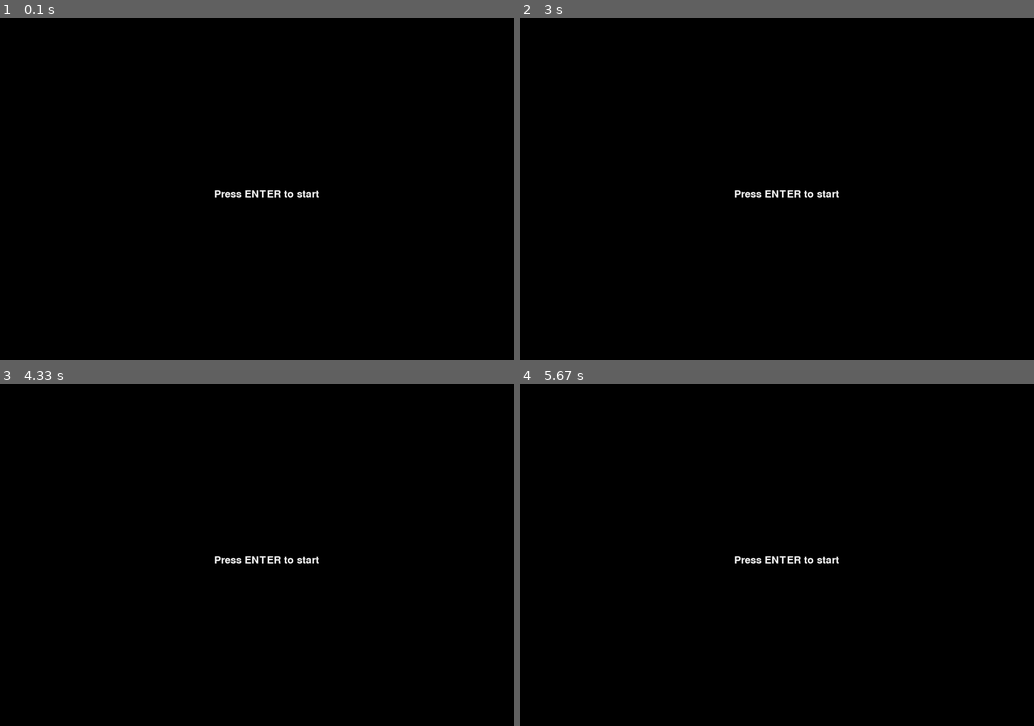
Above: before the commit, frames 1-4 (two rows, left to right).
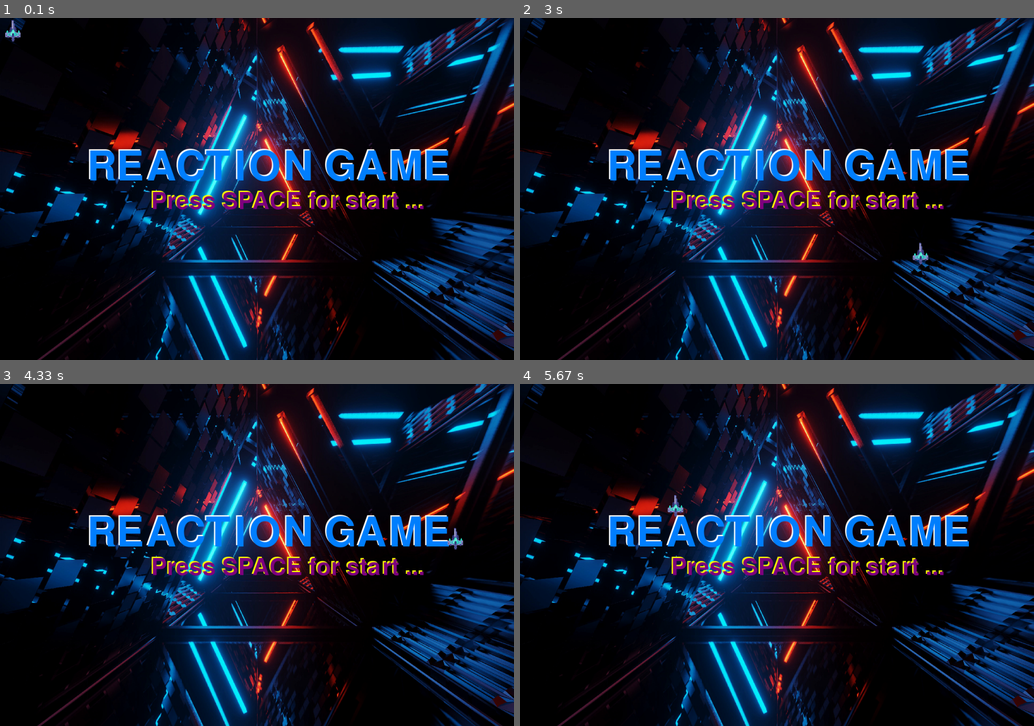
Above: after the commit, the same moments.

Repository: Thomasrr29/pygame_project
Game: pygame game, started from main.py
Same seed, same stepped clock (60 frames per second), same inputs: the game is played once before the commit and once after it.
Inputs (mouse positions are in pixels of both pictures, inside the frame that each line leads up to):
- Up to frame 1 (0.1 s): no input
- Up to frame 2 (3 s): move the mouse to (756, 202) at 0.37 s; move the mouse to (653, 192) at 0.87 s; move the mouse to (854, 69) at 1.37 s; move the mouse to (787, 72) at 1.87 s; move the mouse to (782, 223) at 2.43 s; move the mouse to (910, 243) at 2.93 s
- Up to frame 3 (4.33 s): move the mouse to (390, 524) at 3.43 s; move the mouse to (442, 527) at 3.93 s
- Up to frame 4 (5.67 s): move the mouse to (956, 623) at 4.6 s; move the mouse to (797, 541) at 5.1 s; move the mouse to (663, 493) at 5.6 s

The runs differ from the first frame. In frame 1, 45% of the frame differs, in the area x 0-100%, y 0-100%; in frame 2, 45%; in frame 3, 45%; in frame 4, 45%.

Commit message:
Readme and correction project applied

Diff:
--- a/game.py
+++ b/game.py
@@ -2,20 +2,30 @@
 import sys
 import time
 from objects import Tree
-from objects import Cross
+from objects import Monster
 from objects import Star
+from objects import Heart
+from objects import BossMonster
 
 class Game:
 
     def __init__(self):
 
-
+        pygame.mouse.set_visible(False)
+        self.custom_cursor = pygame.image.load('assets/rocket.png')
+        self.custom_cursor = pygame.transform.scale(self.custom_cursor, (50, 50))
         self.game_state = 'MENU'
 
         self.lives = 3
         self.level_game = 1
         self.points = 0
         self.objects = []
+        self.trees_num = 3
+        self.monster_num = 3
+        self.stars_num = 2
+        self.heart_num = 1
+        self.boss_num = 1
+
         self.max_objects = 20
         self.max_objects = min(self.max_objects, 70)
         self.width, self.height = 1200, 800
@@ -34,28 +44,32 @@
 
     def spawn_objects(self):
 
-        trees_num = 5
-        heart_num = 1
-        num_crosses = 3
-        num_stars = 2
-
-
         if( len(self.objects) < self.max_objects):
 
-            for _ in range(trees_num):
-                tree = Tree('assets/tree-solid.png')
+            for _ in range(self.trees_num):
+                tree = Tree('assets/leaf.png')
                 tree.updatePosition(self.width, self.height)
                 self.objects.append(tree)
 
-            for _ in range(num_crosses):
-                cross = Cross('assets/xbox-brands-solid.png')
-                cross.updatePosition(self.width, self.height)
-                self.objects.append(cross)
-
-            for _ in range(num_stars):
-                star = Star('assets/star-solid.png')
+            for _ in range(self.monster_num):
+                monster = Monster('assets/monster.png')
+                monster.updatePosition(self.width, self.height)
+                self.objects.append(monster)
+
+            for _ in range(self.stars_num):
+                star = Star('assets/star.png')
                 star.updatePosition(self.width, self.height)
                 self.objects.append(star)
+
+            for _ in range(self.heart_num):
+                heart = Heart('assets/heart.png')
+                heart.updatePosition(self.width, self.height)
+                self.objects.append(heart)
+
+            for _ in range(self.boss_num):
+                boss = BossMonster('assets/cthulhu.png')
+                boss.updatePosition(self.width, self.height)
+                self.objects.append(boss)
 
     def draw_objects(self):
 
@@ -79,7 +93,12 @@
             elif(self.game_state == 'GAME OVER' and event.type == pygame.KEYDOWN and event.key == pygame.K_r):
 
                 self.game_state = 'PLAYING'
+                self.trees_num = 3
+                self.cross_num = 4
+                self.stars_num = 2
+                self.heart_num = 1
                 self.points = 0
+                self.level_game = 1
                 self.lives = 3
                 self.spawn_objects()
 
@@ -95,21 +114,28 @@
 
     def update_game(self):
 
-
         current_time = time.time()
 
         for object in self.objects[:]:
 
-            if isinstance(object, Cross):
-                if current_time - object.spawn_time_cross > 5:
+            if isinstance(object, Monster):
+                if current_time - object.spawn_time_monster > 4:
                     self.objects.remove(object)
 
             elif isinstance(object, Star):
-                if current_time - object.spawn_time_star > 3:
+                if current_time - object.spawn_time_star > 2:
                     self.objects.remove(object)
 
             elif isinstance(object, Tree):
-                if current_time - object.spawn_time_tree > 5:
+                if current_time - object.spawn_time_tree > 3:
+                    self.objects.remove(object)
+
+            elif isinstance(object, Heart):
+                if current_time - object.heart_spawn_time > 1.5:
+                    self.objects.remove(object)
+
+            elif isinstance(object, BossMonster):
+                if current_time - object.boss_spawn_time > 1.8:
                     self.objects.remove(object)
 
         self.update_level()
@@ -119,12 +145,29 @@
 
     def draw_menu(self):
 
-        score_text = self.font.render(f'Points: {self.points}', True, (255, 255, 255))
-        lives_text = self.font.render(f'Lives: {self.lives}', True, (255, 255, 255))
+        score_text = self.font.render(f'Points: {self.points}', True, (255, 255, 0))
+        lives_text = self.font.render(f'Lives: {self.lives}', True, (255, 255, 0))
         level_text = self.font.render(f'Level: {self.level_game}', True, (255, 255, 0))
-        self.screen.blit(score_text, (10, 10))
-        self.screen.blit(lives_text, (10, 50))
-        self.screen.blit(level_text, (140, 10))
+        self.screen.blit(level_text, (10, 20))
+        self.screen.blit(score_text, (150, 20))
+        self.screen.blit(lives_text, (320, 20))
+
+
+    def draw_titles(self, text, font_size, position, color_font, color_shadow):
+
+        font = pygame.font.Font(None, font_size)
+
+        main_text = font.render(text, True, color_font)
+        offset_text1 = font.render(text, True, color_shadow)
+
+        self.screen.blit(main_text, position)
+        self.screen.blit(offset_text1, (position[0] + 3, position[1] + 3))
+
+    def draw_background_image(self, image):
+
+        self.background = pygame.image.load(image)
+        self.background = pygame.transform.scale(self.background, (self.width, self.height))
+        self.screen.blit(self.background, (0, 0))
 
     def handle_click(self, mouse_position):
 
@@ -150,14 +193,23 @@
 
     def update_level(self):
 
-        if self.points >= (self.level_game * 10):
+        if self.points >= (self.level_game * 20):
+
             self.level_game += 1
+            self.trees_num += 2
 
             if(self.spawn_interval > 800):
                 self.spawn_interval -= 20
 
-            if self.max_objects < 150:
-                self.max_objects += 8
+            if self.max_objects < 120:
+                self.max_objects += 4
+
+            if(self.level_game > 6):
+                self.cross_num += 3
+
+            if(self.level_game > 8):
+                self.heart_num += 1
+                self.stars_num += 1
 
             pygame.time.set_timer(self.spawn_event, self.spawn_interval)
 
@@ -176,22 +228,26 @@
 
             if(self.game_state == 'MENU'):
 
+                self.draw_background_image('assets/4k-background-fd313fxzl511betu.jpg')
+                self.draw_titles('REACTION GAME', 140, (self.width // 2 - 400, 300), (255, 255, 255), (0, 128, 255))
+                self.draw_titles('Press SPACE for start ...', 80, (self.width // 2 - 250, 400), (255, 255, 0), (128, 0, 128))
+
+            elif(self.game_state == 'PLAYING'):
+
                 self.screen.fill((0, 0, 0))
-                menu_text = self.font.render('Press ENTER to start', True, (255, 255, 255))
-                self.screen.blit(menu_text, (self.width // 2 - 100, self.height // 2))
-
-            elif(self.game_state == 'PLAYING'):
                 self.update_game()
-                self.screen.fill((182, 196, 84))
                 self.draw_objects()
                 self.draw_menu()
 
             elif(self.game_state == 'GAME OVER'):
-                self.screen.fill((0, 0, 0))
-                game_over_text = self.font.render('GAME OVER', True, (255, 0, 0))
-                restart_text = self.font.render('Press R to restart', True, (255, 0, 0))
-                self.screen.blit(game_over_text, (self.width // 2 - 50, self.height // 2))
-                self.screen.blit(restart_text, (self.width // 2 - 70, self.height // 2 + 100))
+
+
+                self.draw_background_image('assets/1280x720_game-over-4k.jpg')
+                self.draw_titles('Press R to restart ...', 40, (self.width // 2 - 50, 500), (255, 255, 255), (128, 0, 128))
+
+
+            mouse_x, mouse_y = pygame.mouse.get_pos()
+            self.screen.blit(self.custom_cursor, (mouse_x, mouse_y))
 
             pygame.display.flip()
             pygame.time.Clock().tick(60)
--- a/objects.py
+++ b/objects.py
@@ -21,7 +21,6 @@
         self.rect.x = random.randint(0, width)
         self.rect.y = random.randint(0, height)
 
-
 class Tree(GameObject):
 
     def __init__(self, image_path):
@@ -31,23 +30,18 @@
 
     def on_click(self):
 
-        self.points = 1
         return self.points
 
-
-class Cross(GameObject):
+class Monster(GameObject):
 
     def __init__(self, image_path):
         super().__init__(image_path, points=-30)
         self.lives_impact = -1
-        self.spawn_time_cross = time.time()
+        self.spawn_time_monster = time.time()
 
     def on_click(self):
 
-
-
         return self.points, self.lives_impact
-
 
 class Star(GameObject):
 
@@ -59,3 +53,23 @@
 
     def on_click(self):
         return self.bonus_points
+
+class BossMonster(GameObject):
+    def __init__(self, image_path):
+        super().__init__(image_path, points=-100)
+
+        self.boss_spawn_time = time.time()
+
+    def on_click(self):
+
+        return self.points
+
+class Heart(GameObject):
+
+    def __init__(self, image_path):
+        super().__init__(image_path, points=0)
+        self.lives = 1
+        self.heart_spawn_time = time.time()
+
+    def on_click(self):
+        return self.points, self.lives
Binary file added: assets/1280x720_game-over-4k.jpg
Binary file added: assets/4k-background-fd313fxzl511betu.jpg
Binary file added: assets/aim.png
Binary file added: assets/circle.jpg
Binary file added: assets/cthulhu.png
Binary file removed: assets/heart-solid.png
Binary file added: assets/heart.png
Binary file added: assets/leaf.png
Binary file added: assets/monster.png
Binary file removed: assets/pill.png
Binary file added: assets/rocket.png
Binary file removed: assets/star-solid.png
(and 4 more such lines)
